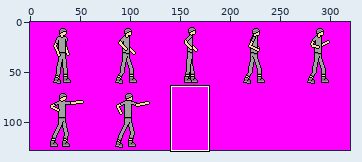
Sprite sheet -- graphics/spritesheets/player.png. Above, an overview of the earlier version with the close-up marked.
Close-up. First the earlier version:
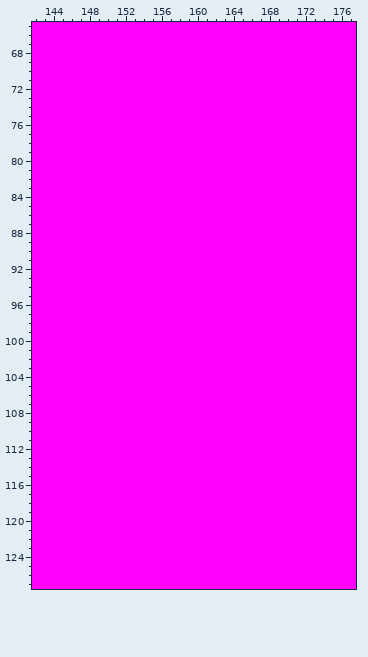
The file is 320x128 pixels. Shown: x 142..177, y 65..127.
The result:
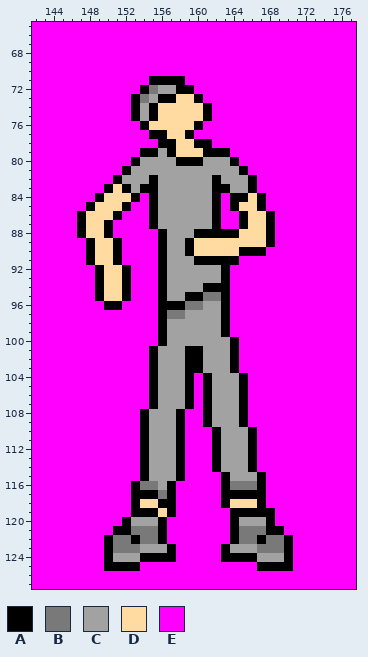
Palette (. is transparent): A #000000  B #797979  C #a2a2a2  D #ffdba2  E #ff00ff
Author's note on the commit: Created a new sprite that will player will use when they're in hit_stun
The edit:
Changed rows in their new state; - is an unchanged pixel.
first column x 147:
 71 --------AAAA------------
 72 -------ABCCAA-----------
 73 ------ABCAADDA----------
 74 ------ACADDDDDA---------
 75 ------ACADDDDDA---------
 76 -------ADDDDDA----------
 77 --------AADDA-----------
 78 ---------AADDAA---------
 79 -------AACADDDAAA-------
 80 ------ACCCCAAACCCA------
 81 -----ACCCCCCCCCCCCA-----
 82 ----ACCCACCCCCCACCCA----
 83 ---ADACAACCCCCCAACCA----
 84 --ADDDA-ACCCCCCA-AADA---
 85 -ADDDA--ACCCCCCA-ADDA---
 86 ADDDA---ACCCCCCA--ADDA--
 87 ADDA----ACCCCCCA--ADDA--
 88 ADDA-----ACCCAAAAADDDA--
 89 -ADDA----ACCADDDDDDDDA--
 90 -ADDA----ACCADDDDDAAA---
 91 -ADDA----ACCCAAAAA------
 92 --ADDA---ACCCCCCA-------
 93 --ADDA---ACCCCCCA-------
 94 --ADDA---ACCCCAAA-------
 95 --ADDA---ACCAABBA-------
 96 ---AA----AAABBCCA-------
 97 ---------ABBCCCCA-------
 98 ---------ACCCCCCA-------
 99 ---------ACCCCCCA-------
100 ---------ACCCCCCCA------
101 --------ACCCAACCCA------
102 --------ACCCAACCCA------
103 --------ACCCAACCCA------
104 --------ACCCA-ACCCA-----
105 --------ACCCA-ACCCA-----
106 --------ACCCA-ACCCA-----
107 --------ACCCA-ACCCA-----
108 -------ACCCA--ACCCA-----
109 -------ACCCA--ACCCA-----
110 -------ACCCA---ACCCA----
111 -------ACCCA---ACCCA----
112 -------ACCCA---ACCCA----
113 -------ACCCA---ACCCA----
114 -------ACCCA---ACCCA----
115 -------ACCCA----ACCCA---
116 ------ABBCA-----ABBBA---
117 ------AAABA-----AAAAA---
118 ------ADDAA-----ADDDA---
119 ------AAADA------AAAAA--
120 -----ACCCA-------ACCCA--
121 ----AABBBA-------ABBBAA-
122 ---ABBABBA-------ABBABBA
123 ---ABBBCCCA-----ACCCBBBA
124 ---ACCCAAAA-----AAAACCCA
125 ---AAAA-------------AAAA
Changed places in both close-ups, as pixel boxes (x1, y1, x2, y2):
changed: (77, 76, 293, 571)
